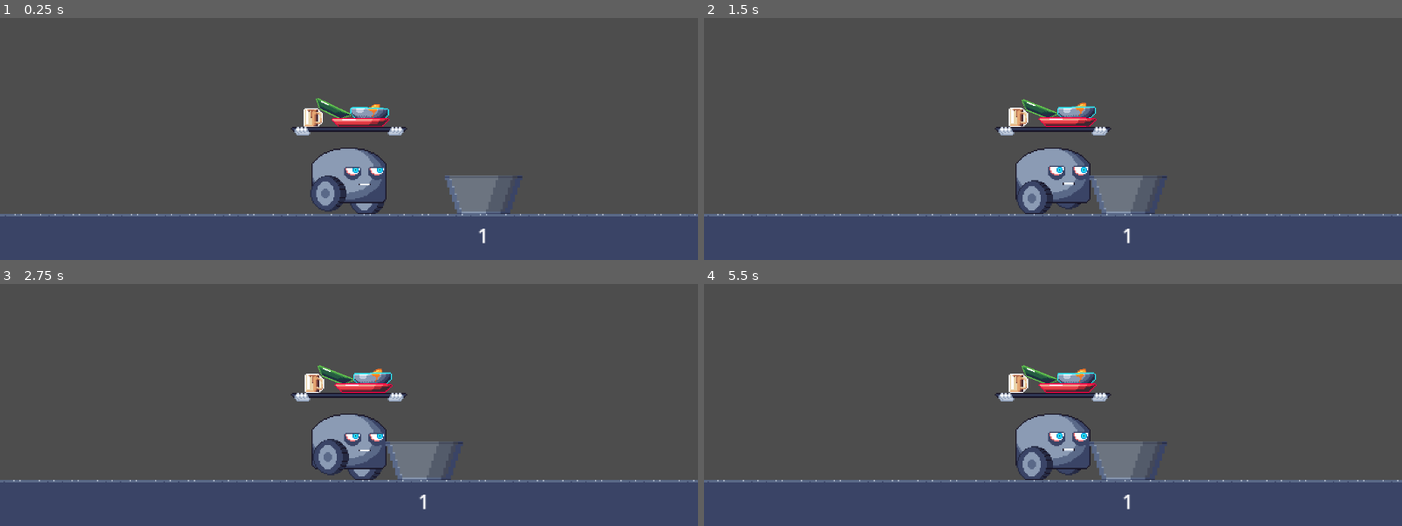
Above: before the commit, frames 1-4 (two rows, left to right).
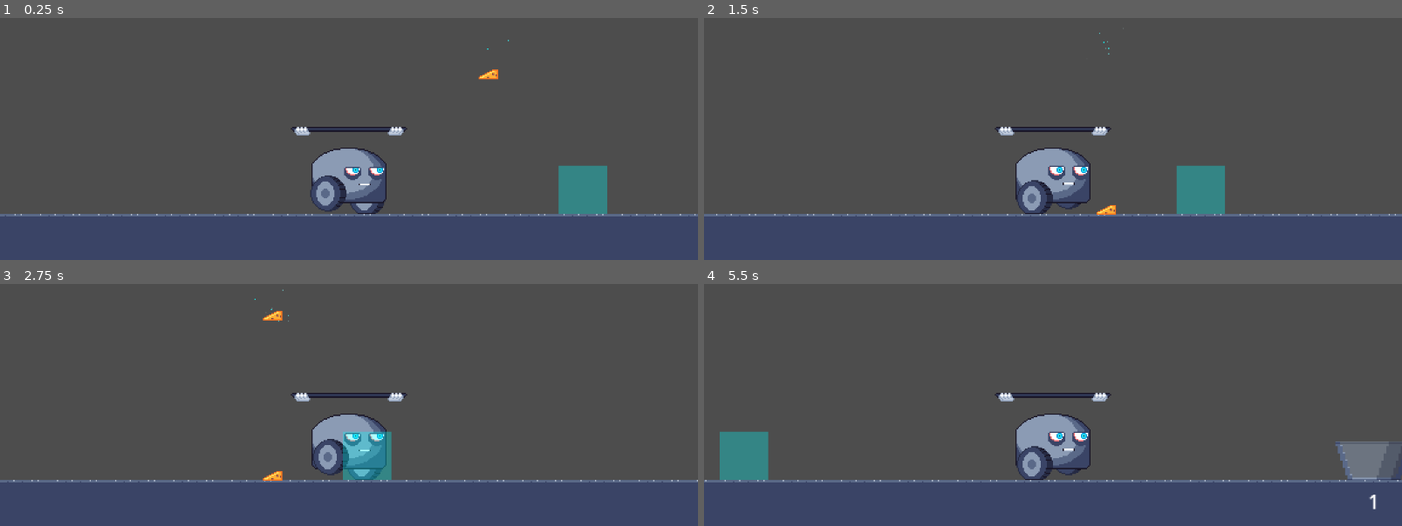
Above: after the commit, the same moments.

Repository: qntnt/alt_ctrl_jam
Game: Godot game, scene res://game_scene.tscn
Same seed, same stepped clock (60 frames per second), same inputs: the game is played once before the commit and once after it.
Inputs (mouse positions are in pixels of both pictures, inside the frame that each line leads up to):
- Up to frame 1 (0.25 s): no input
- Up to frame 2 (1.5 s): tap Enter at 0.5 s; move the mouse to (1206, 44) at 0.52 s; click (1206, 44) at 0.67 s; drag from (913, 83) to (1087, 175) at 1.27 s
- Up to frame 3 (2.75 s): move the mouse to (outside the picture) at 2.02 s; click (outside the picture) at 2.17 s
- Up to frame 4 (5.5 s): drag from (1018, 407) to (outside the picture) at 2.77 s; move the mouse to (1262, 388) at 3.52 s; click (1262, 388) at 3.67 s; drag from (outside the picture) to (outside the picture) at 4.27 s; move the mouse to (1087, 329) at 5.02 s; click (1087, 329) at 5.17 s

The runs differ from the first frame. In frame 1, 3.8% of the frame differs, in the area x 43-87%, y 8-94%; in frame 2, 3.9%; in frame 3, 3.9%; in frame 4, 5.1%, in the area x 0-100%, y 33-94%.

Commit message:
Make ItemDB instantiate items with preset configurations

Diff:
--- a/game_scene.tscn
+++ b/game_scene.tscn
@@ -1,12 +1,9 @@
-[gd_scene load_steps=11 format=3 uid="uid://d2ty70dw7r0c3"]
+[gd_scene load_steps=8 format=3 uid="uid://d2ty70dw7r0c3"]
 
 [ext_resource type="PackedScene" uid="uid://cxwycg2mqpk4x" path="res://nodes/robot.tscn" id="1_bimp3"]
 [ext_resource type="Script" path="res://game_scene.gd" id="1_r4g1l"]
 [ext_resource type="PackedScene" uid="uid://dlfeqmwhyjwnu" path="res://nodes/cheese.tscn" id="2_c0cpx"]
-[ext_resource type="PackedScene" uid="uid://csjidqy8eo5q2" path="res://nodes/large_bowl.tscn" id="3_jmr3u"]
-[ext_resource type="PackedScene" uid="uid://cpja4tyge68mq" path="res://nodes/small_plate.tscn" id="4_dwflq"]
-[ext_resource type="PackedScene" uid="uid://cnq2i2qywdsfh" path="res://nodes/large_plate.tscn" id="5_n5ru3"]
-[ext_resource type="PackedScene" uid="uid://cvmi0uldnsian" path="res://nodes/mug.tscn" id="6_pu6m2"]
+[ext_resource type="PackedScene" uid="uid://b7m2xplvp6l36" path="res://nodes/item_spawn_point.tscn" id="5_k8cxy"]
 [ext_resource type="Texture2D" uid="uid://dha252vifu5g2" path="res://sprites/floor/floor.png" id="7_cc41g"]
 [ext_resource type="PackedScene" uid="uid://cymuj54rtm5ua" path="res://nodes/bucket.tscn" id="9_68ip7"]
 
@@ -27,21 +24,6 @@
 position = Vector2(0, -29)
 platform_on_leave = 2
 
-[node name="Cheese" parent="." instance=ExtResource("2_c0cpx")]
-position = Vector2(18, -103)
-
-[node name="LargeBowl" parent="." instance=ExtResource("3_jmr3u")]
-position = Vector2(19, -78)
-
-[node name="SmallPlate" parent="." instance=ExtResource("4_dwflq")]
-position = Vector2(-14, -92)
-
-[node name="LargePlate" parent="." instance=ExtResource("5_n5ru3")]
-position = Vector2(10, -66)
-
-[node name="Mug" parent="." instance=ExtResource("6_pu6m2")]
-position = Vector2(-27, -74)
-
 [node name="Parallax2D" type="Parallax2D" parent="."]
 repeat_size = Vector2(48, 0)
 repeat_times = 48
@@ -52,15 +34,18 @@
 texture = ExtResource("7_cc41g")
 
 [node name="Bucket" parent="." instance=ExtResource("9_68ip7")]
-position = Vector2(114, -4)
+position = Vector2(716, -4)
 
 [node name="ScoreDisplay" type="Label" parent="."]
-offset_left = 90.0
+offset_left = 692.0
 offset_top = 6.0
-offset_right = 139.0
+offset_right = 741.0
 offset_bottom = 29.0
 text = "0"
 horizontal_alignment = 1
 
+[node name="ItemSpawnPoint" parent="." instance=ExtResource("5_k8cxy")]
+item_to_spawn = ExtResource("2_c0cpx")
+
 [connection signal="item_catch" from="Bucket" to="." method="_on_bucket_item_catch"]
 [connection signal="item_lost" from="Bucket" to="." method="_on_bucket_item_lost"]
--- /dev/null
+++ b/nodes/item_spawn_point.gd
@@ -0,0 +1,16 @@
+extends Area2D
+
+@export var item_to_spawn: PackedScene
+@export var shoot_target: Node2D
+
+@onready var spawn_target := $SpawnTarget as Node2D
+
+
+func _on_body_entered(body: Node2D) -> void:
+	print(body)
+	if item_to_spawn == null || body == self:
+		return
+	var item := item_to_spawn.instantiate() as RigidBody2D
+	add_child(item)
+	item.top_level = true
+	item.global_position = spawn_target.global_position
--- /dev/null
+++ b/nodes/item_spawn_point.tscn
@@ -0,0 +1,40 @@
+[gd_scene load_steps=4 format=3 uid="uid://b7m2xplvp6l36"]
+
+[ext_resource type="Script" path="res://nodes/item_spawn_point.gd" id="1_hxrim"]
+
+[sub_resource type="WorldBoundaryShape2D" id="WorldBoundaryShape2D_tvknq"]
+normal = Vector2(-1, 0)
+
+[sub_resource type="Gradient" id="Gradient_djy2i"]
+colors = PackedColorArray(0, 1, 1, 1, 1, 1, 1, 0)
+
+[node name="ItemSpawnPoint" type="Area2D"]
+position = Vector2(216, 0)
+script = ExtResource("1_hxrim")
+
+[node name="CollisionShape2D" type="CollisionShape2D" parent="."]
+shape = SubResource("WorldBoundaryShape2D_tvknq")
+
+[node name="ColorRect" type="ColorRect" parent="."]
+anchors_preset = 8
+anchor_left = 0.5
+anchor_top = 0.5
+anchor_right = 0.5
+anchor_bottom = 0.5
+offset_left = -40.0
+offset_top = -40.0
+grow_horizontal = 2
+grow_vertical = 2
+color = Color(0, 1, 1, 0.313726)
+
+[node name="SpawnTarget" type="Node2D" parent="."]
+position = Vector2(-98, -140)
+
+[node name="CPUParticles2D" type="CPUParticles2D" parent="SpawnTarget"]
+randomness = 1.0
+emission_shape = 1
+emission_sphere_radius = 20.0
+gravity = Vector2(0, 0)
+color_ramp = SubResource("Gradient_djy2i")
+
+[connection signal="body_entered" from="." to="." method="_on_body_entered"]
--- a/utils/item_db.gd
+++ b/utils/item_db.gd
@@ -8,6 +8,12 @@
 	'mug': preload('res://nodes/mug.tscn'),
 }
 
+func instantiate_item(id: String) -> RigidBody2D:
+	var item = get_item_scene(id).instantiate() as RigidBody2D
+	item.top_level = true
+	item.continuous_cd = RigidBody2D.CCD_MODE_CAST_RAY
+	return item
+
 func get_item_scene(id: String) -> PackedScene:
 	return _items.get(id, null)
 
